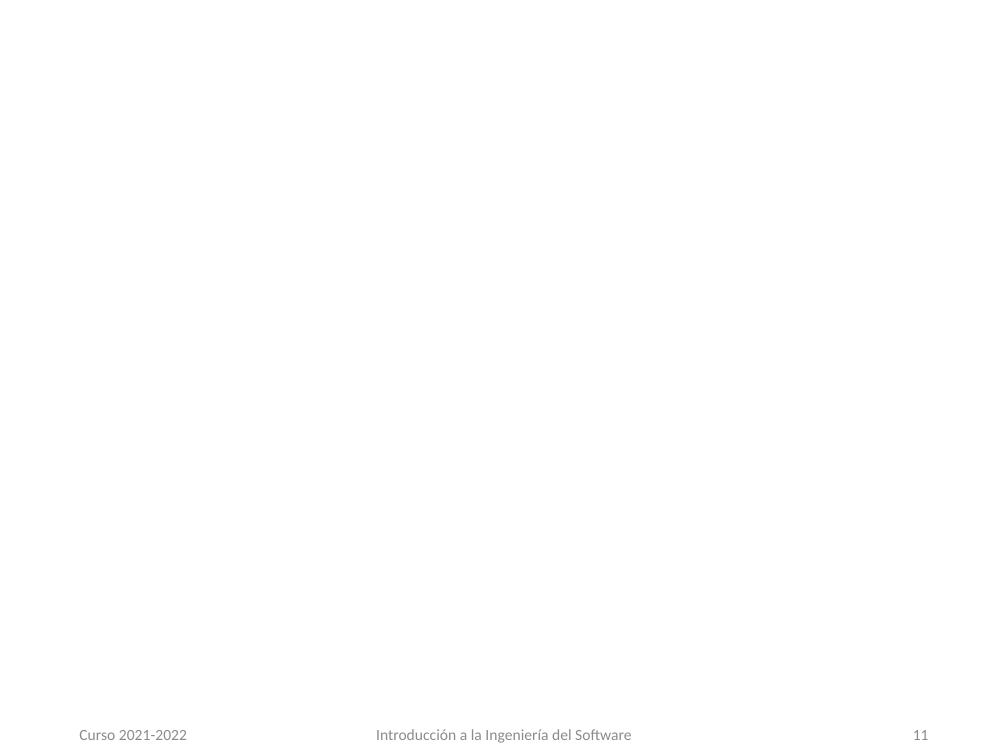
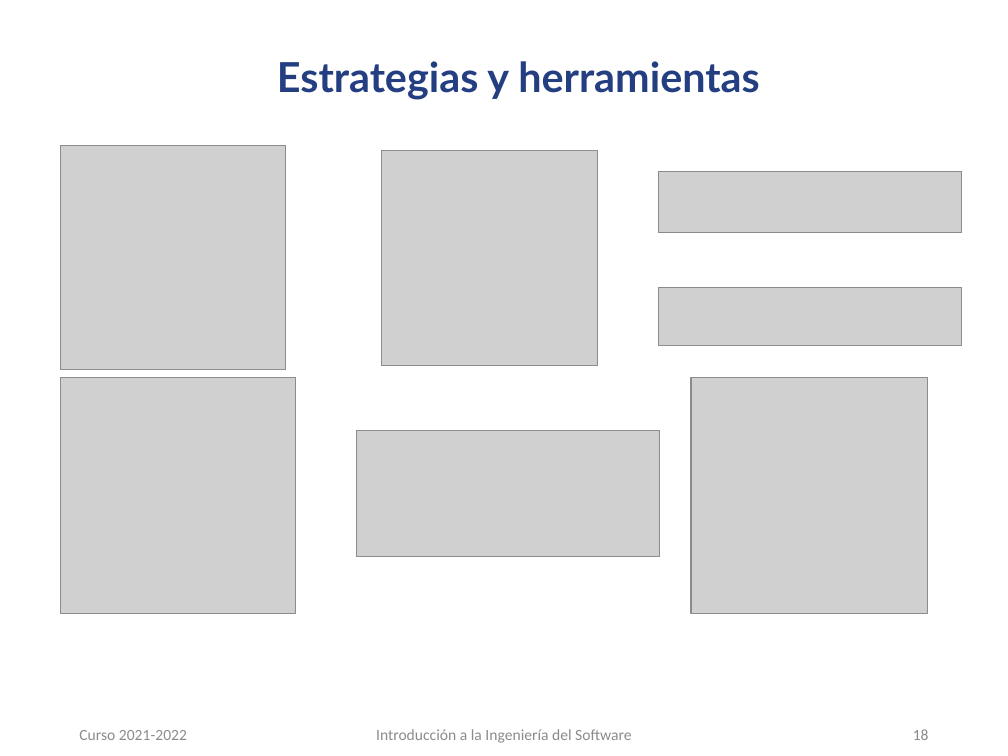
Before and after one commit to carloscmor/PRIMERA_FILA, a slide deck: slide 18 of PFentertainment_presentación.pptx (slide 11 before the commit). Drawn at 1008x756 pixels with LibreOffice and Linux fonts; fonts in the diff are those of the drawing; grey boxes stand for pictures; background and template pictures are left out. Boxes give left, top, right and bottom in pixels: in the first picture for what was removed or moved away, otherwise in the second. Text is boxed around its words. In the diff, an @@ line names an element or a change of style, - is before the commit and + after.

```diff
--- a/PFentertainment_presentación.pptx
+++ b/PFentertainment_presentación.pptx
@@ title added at box(277, 61, 760, 100), 29.5 pt, text #233E81, bold @@
+Estrategias y herramientas
@@ picture added at box(60, 145, 285, 370) @@
@@ picture added at box(382, 150, 598, 366) @@
@@ picture added at box(659, 171, 962, 233) @@
@@ picture added at box(659, 287, 962, 346) @@
@@ picture added at box(60, 378, 295, 614) @@
@@ picture added at box(690, 378, 926, 614) @@
@@ picture added at box(357, 430, 659, 556) @@
@@ page number at box(913, 729, 929, 740): text changed @@
-11
+18
```
Also in this commit, not shown: 9 other slides changed, 11 slides added.
